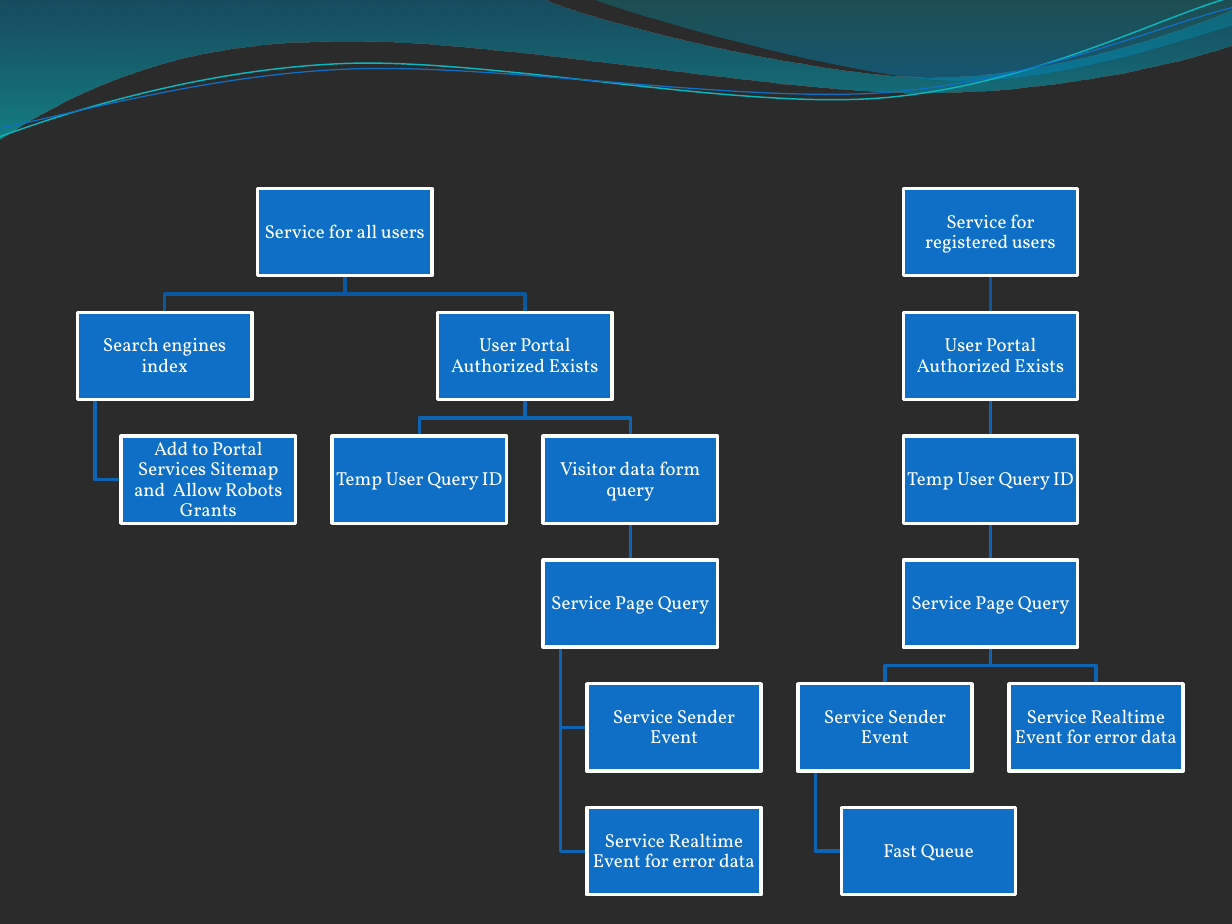
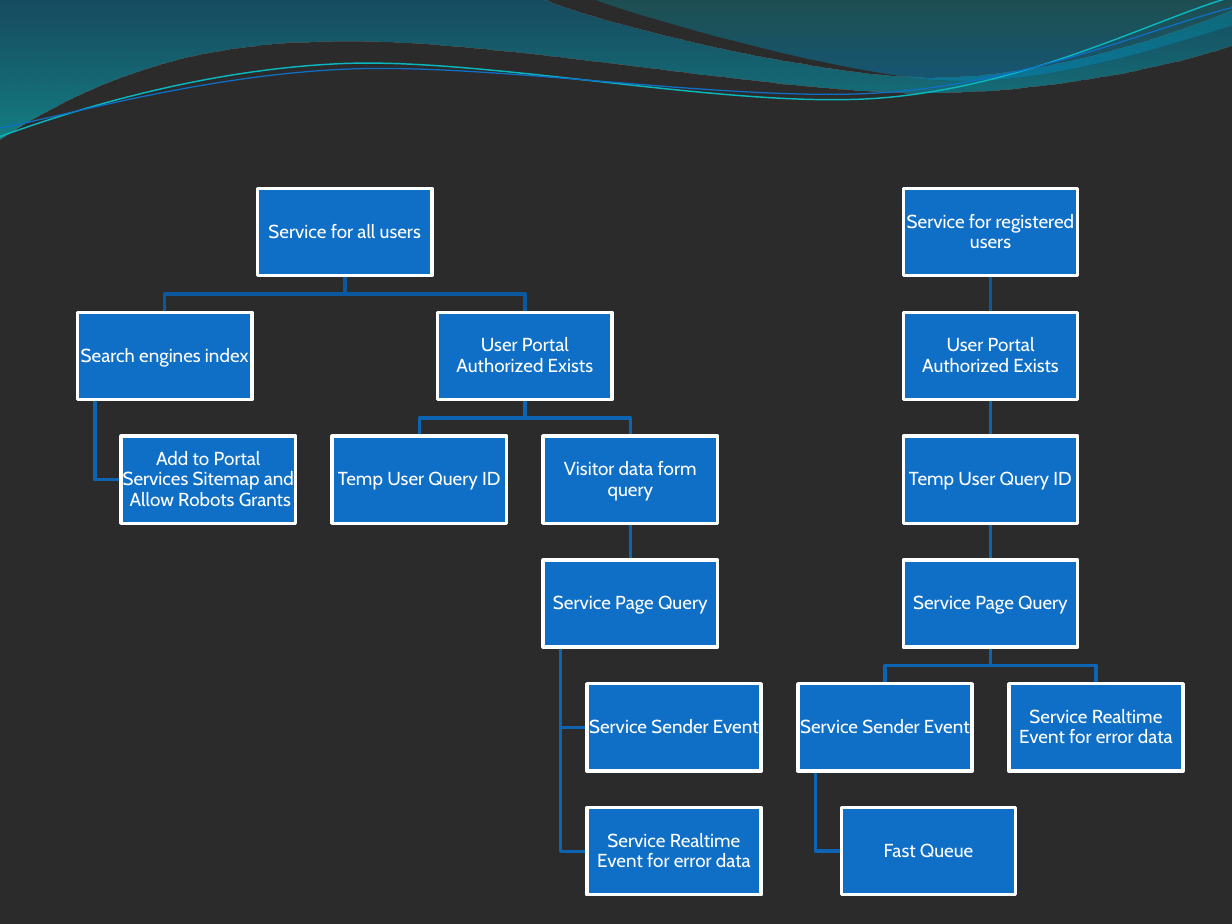
Before and after one commit to Serzol64/investportalAplex, a slide deck: slide 18 of PortalServices.pptx (slide 16 before the commit). Drawn at 1232x924 pixels with LibreOffice and Linux fonts; fonts in the diff are those of the drawing; background and template pictures are left out; a plain dark background stands for a picture behind light text. Boxes give left, top, right and bottom in pixels: in the first picture for what was removed or moved away, otherwise in the second. Text is boxed around its words. In the diff, an @@ line names an element or a change of style, - is before the commit and + after.

Commit message:
Service Page Prestart Markup

```diff
--- a/PortalServices.pptx
+++ b/PortalServices.pptx
@@ font Vollkorn to Cabin in 16 elements at (268,224,421,239), (81,348,249,367), (123,451,294,507), (456,337,593,373), (338,471,500,490), (564,461,697,501), (553,595,707,614), (589,719,759,734), (597,833,751,868), (907,214,1074,248), (922,337,1058,373), (909,471,1071,490), (913,595,1067,614), (800,719,970,734), (884,843,973,858), (1019,709,1173,744) @@
```
Also in this commit, not shown: 4 other slides changed, 2 slides added, 4 other files.
